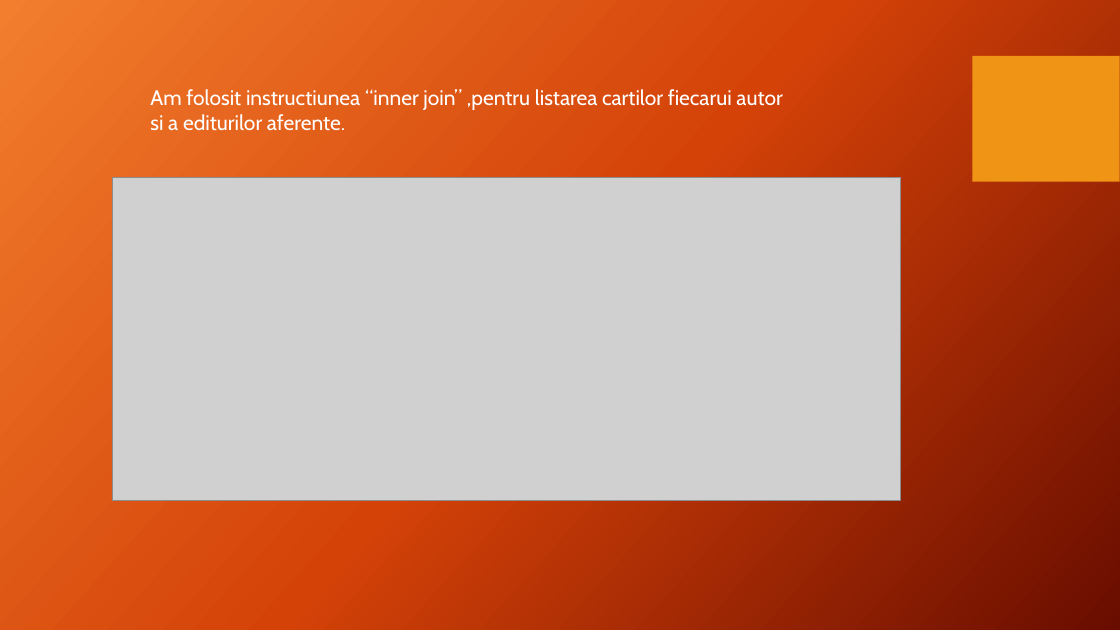
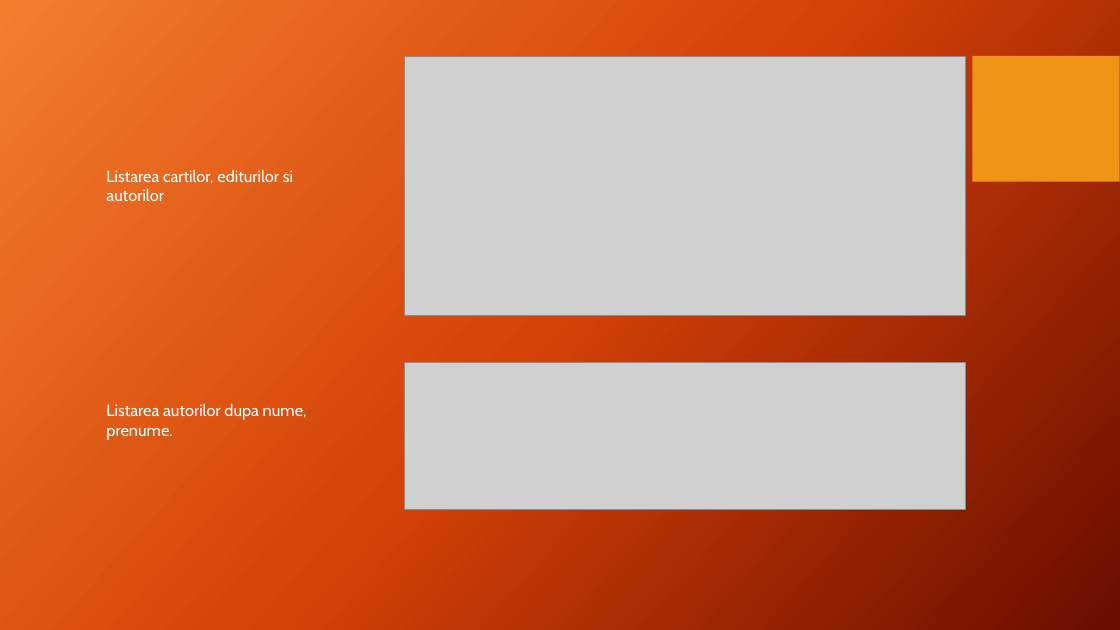
Before and after one commit to Nicoleta-24/proiect_testare, a slide deck: slide 12 of Proiect final.pptx. Drawn at 1120x630 pixels with LibreOffice and Linux fonts; fonts in the diff are those of the drawing; grey boxes stand for pictures; background and template pictures are left out. Boxes give left, top, right and bottom in pixels: in the first picture for what was removed or moved away, otherwise in the second. Text is boxed around its words. In the diff, an @@ line names an element or a change of style, - is before the commit and + after.

```diff
--- a/Proiect final.pptx
+++ b/Proiect final.pptx
@@ picture: place and size @@
-picture at (113,177,901,501)
+picture at (404,56,965,315)
@@ text removed at (150,89,782,131) @@
-Am folosit instructiunea “inner join” ,pentru listarea cartilor fiecarui autor si a editurilor aferente.
@@ text added at (106,169,293,201), 14 pt, text #FFFFFF @@
+Listarea cartilor, editurilor si autorilor
@@ picture added at (404,362,965,509) @@
@@ text added at (106,403,307,440), 14 pt, text #FFFFFF @@
+Listarea autorilor dupa nume, prenume.
```
Also in this commit, not shown: 10 other slides changed, 1 slide added, 1 slide removed, 1 other file.
